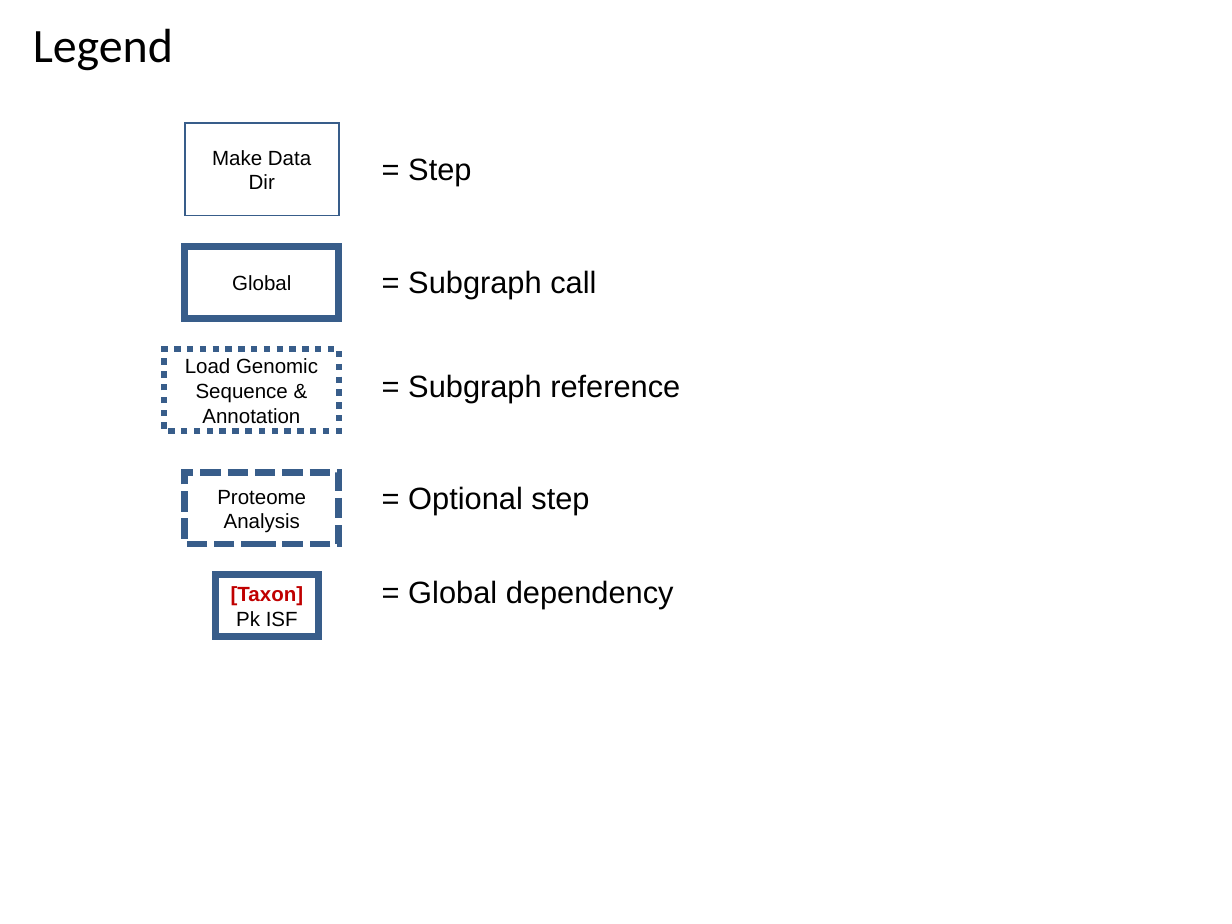
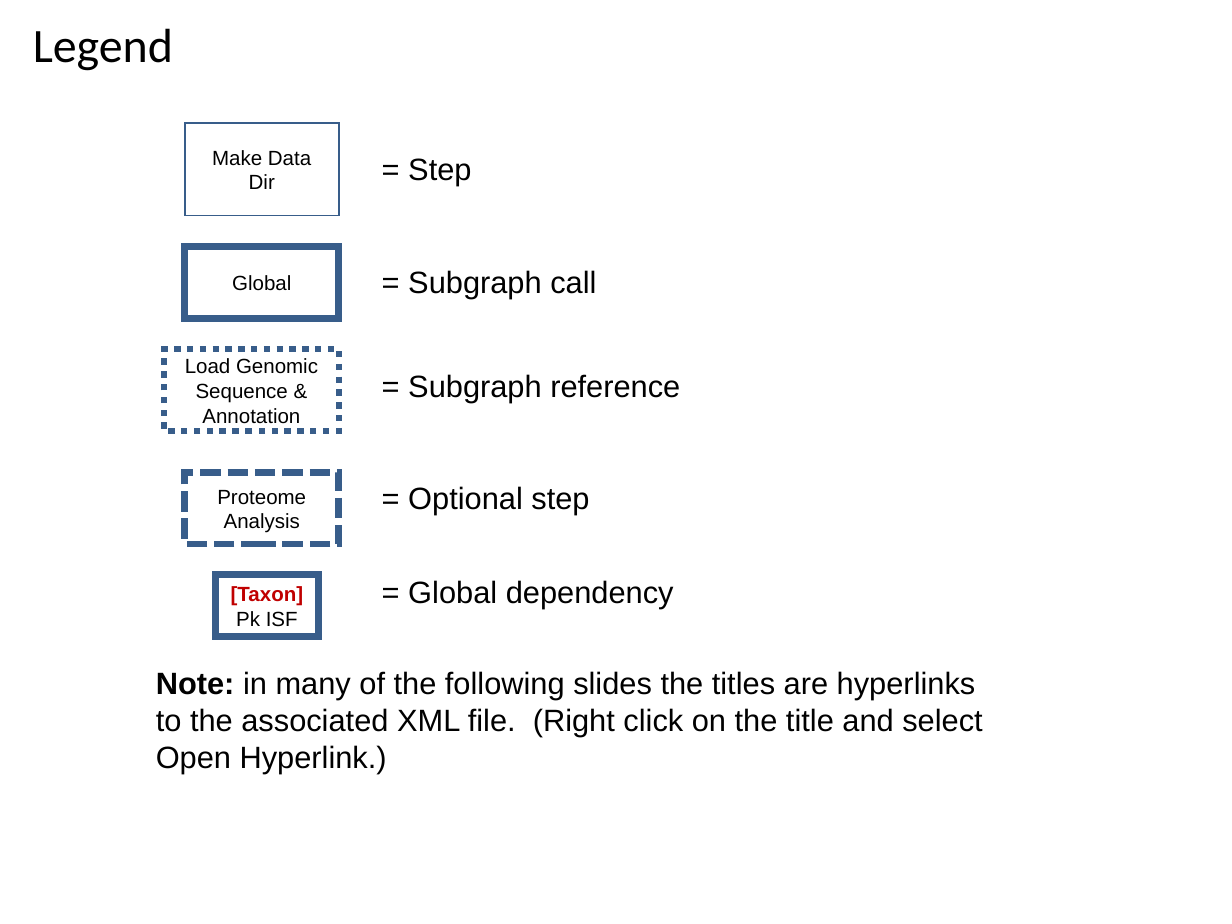
Before and after one commit to VEuPathDB/ApiCommonWorkflow, a slide deck: slide 1 of Main/doc/IntegratedWorkflow.ppt. Drawn at 1232x924 pixels with LibreOffice and Linux fonts; fonts in the diff are those of the drawing. Boxes give left, top, right and bottom in pixels: in the first picture for what was removed or moved away, otherwise in the second. Text is boxed around its words. In the diff, an @@ line names an element or a change of style, - is before the commit and + after.

```diff
--- a/Main/doc/IntegratedWorkflow.ppt
+++ b/Main/doc/IntegratedWorkflow.ppt
@@ text added at (156, 671, 982, 773), 18 pt, text #000000 @@
+Note: in many of the following slides the titles are hyperlinks to the associated XML file. (Right click on the title and select Open Hyperlink.)
```
